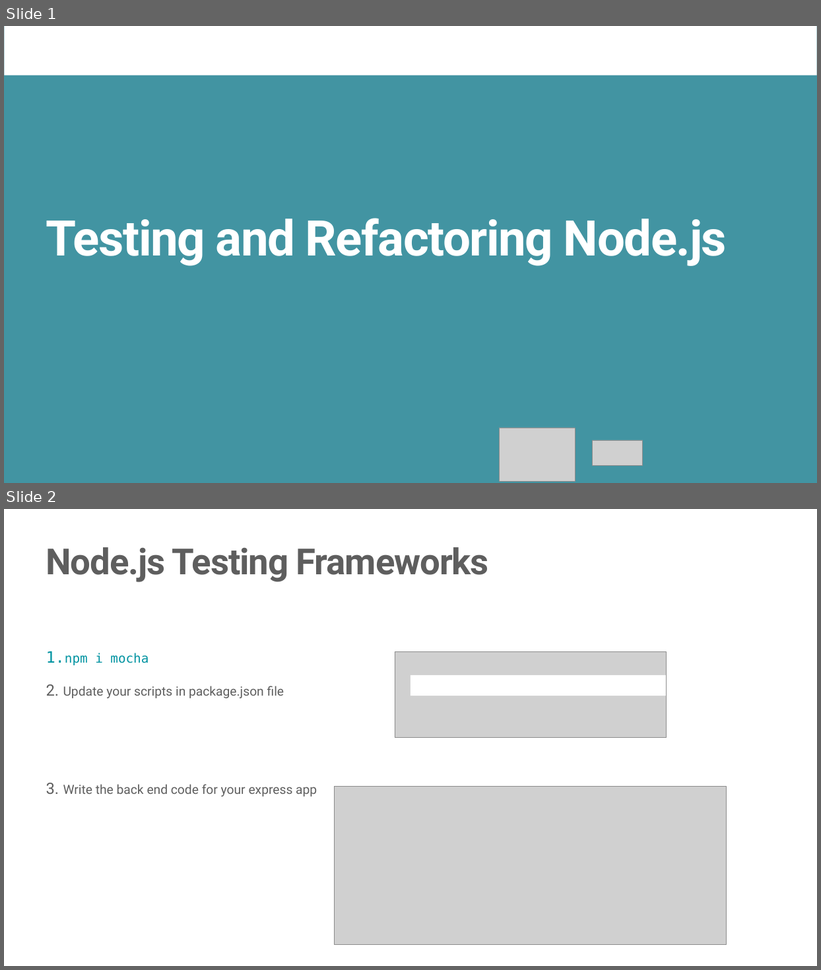
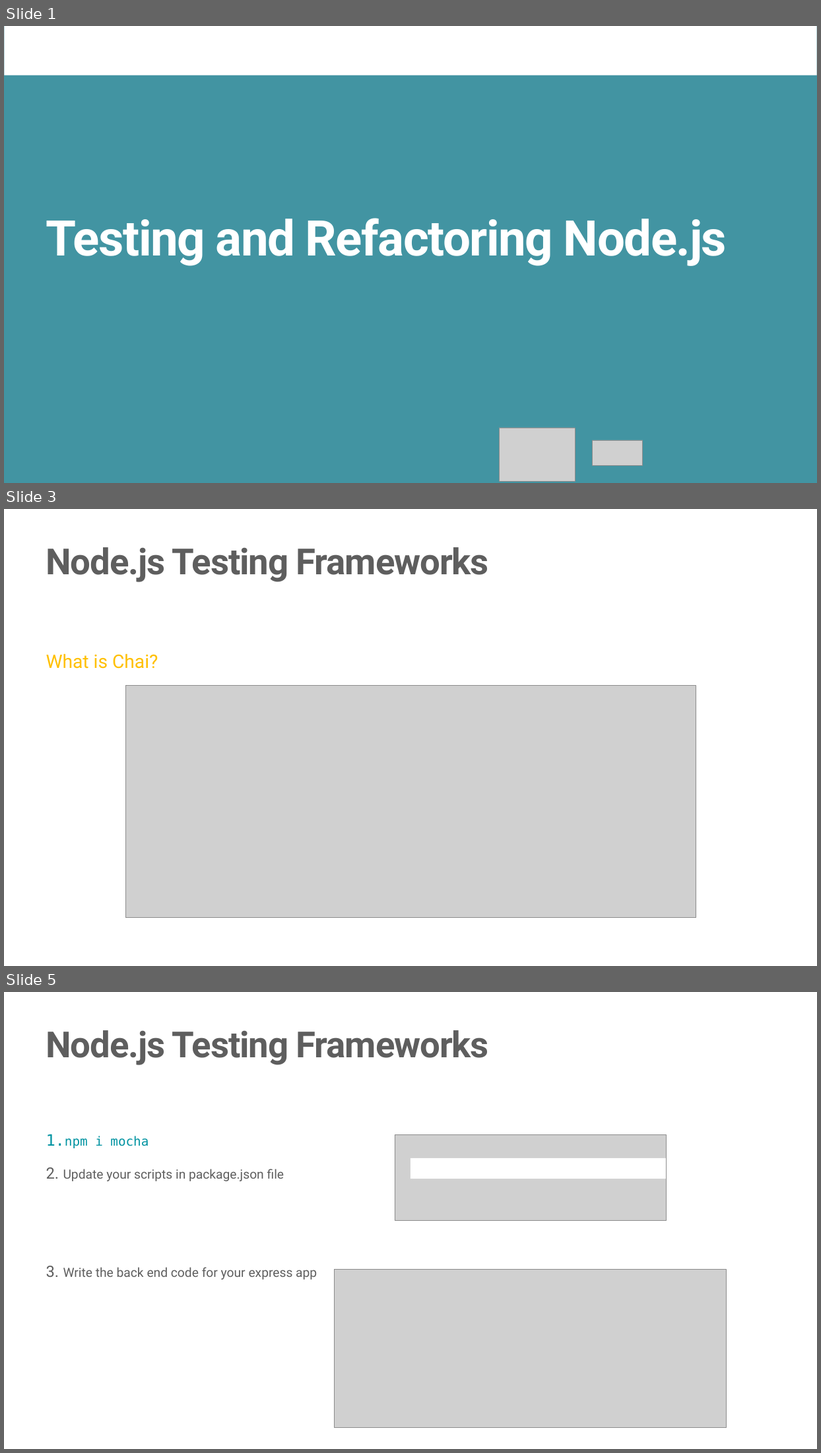
Before and after one commit to JS-RUH-1/Node-Express-Lessons, a slide deck: Testing and Refactoring Node.js.pptx. Shown one above the other, each under a label of ours: slides 1 and 2 before the commit, slides 1, 3 and 5 after it; the slides between them are not shown. The pictures are 821x970 and 821x1453 pixels, drawn with LibreOffice and Linux fonts; fonts in the diff are those of the drawing; grey boxes stand for pictures; background and template pictures are left out. Boxes give left, top, right and bottom in pixels: in the first picture for what was removed or moved away, otherwise in the second. Text is boxed around its words. In the diff, an @@ line names an element or a change of style, - is before the commit and + after.

```diff
--- a/Testing and Refactoring Node.js.pptx
+++ b/Testing and Refactoring Node.js.pptx
@@ slide 3 added at box(4, 509, 817, 966), background #FFFFFF @@
@@ title added at box(46, 547, 489, 582), 85 pt, text #5E5E5E, bold @@
+Node.js Testing Frameworks
@@ text added at box(46, 654, 158, 669), 44 pt, text #FFC000 @@
+What is Chai?
@@ picture added at box(125, 685, 696, 918) @@
@@ what was slide 2 is now slide 5 @@
```
Also in this commit, not shown: 2 other slides added, 1 other file.
